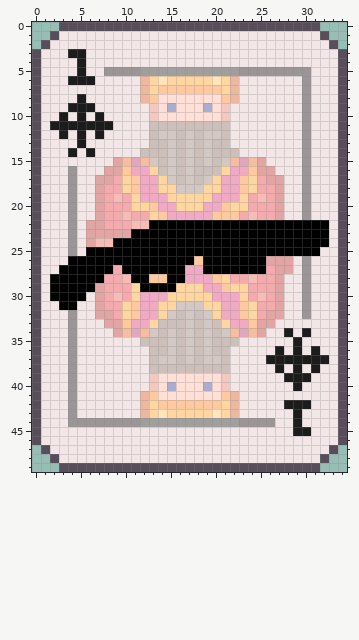
Two states of a pixel-art sprite, Assets/Graphics/Cards/Gun2.png. Above, as it was before the edit.
The file is 35x50 pixels. Colours within 5 levels of each other are drawn and written as one.
New version:
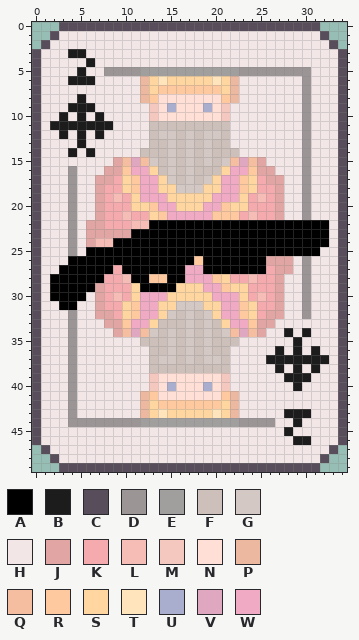
Palette (. is transparent): A #000000  B #1d1c1c  C #584e5b  D #9c9596  E #a19e9e  F #cdbfba  G #d4c8c4  H #f2e6e7  J #e1a6a3  K #f5aaad  L #f6bdb7  M #f4c7bf  N #ffdfd6  P #ecb8a0  Q #f5bea0  R #ffc9a0  S #ffd5a0  T #ffe4bc  U #a9adce  V #e0a7c0  W #f0aac3
The edit:
y 4: x 5..6 BH -> HB
y 42: x 28..30 BBB -> HHH
y 43: x 28 H -> B; x 30 H -> B
y 45: x 28..30 HBB -> BHH
y 46: x 29..30 HH -> BB
Pixel boxes of the changes (left, top, right, bottom) in both pictures:
changed: (77, 58, 95, 67)
changed: (284, 400, 311, 445)
